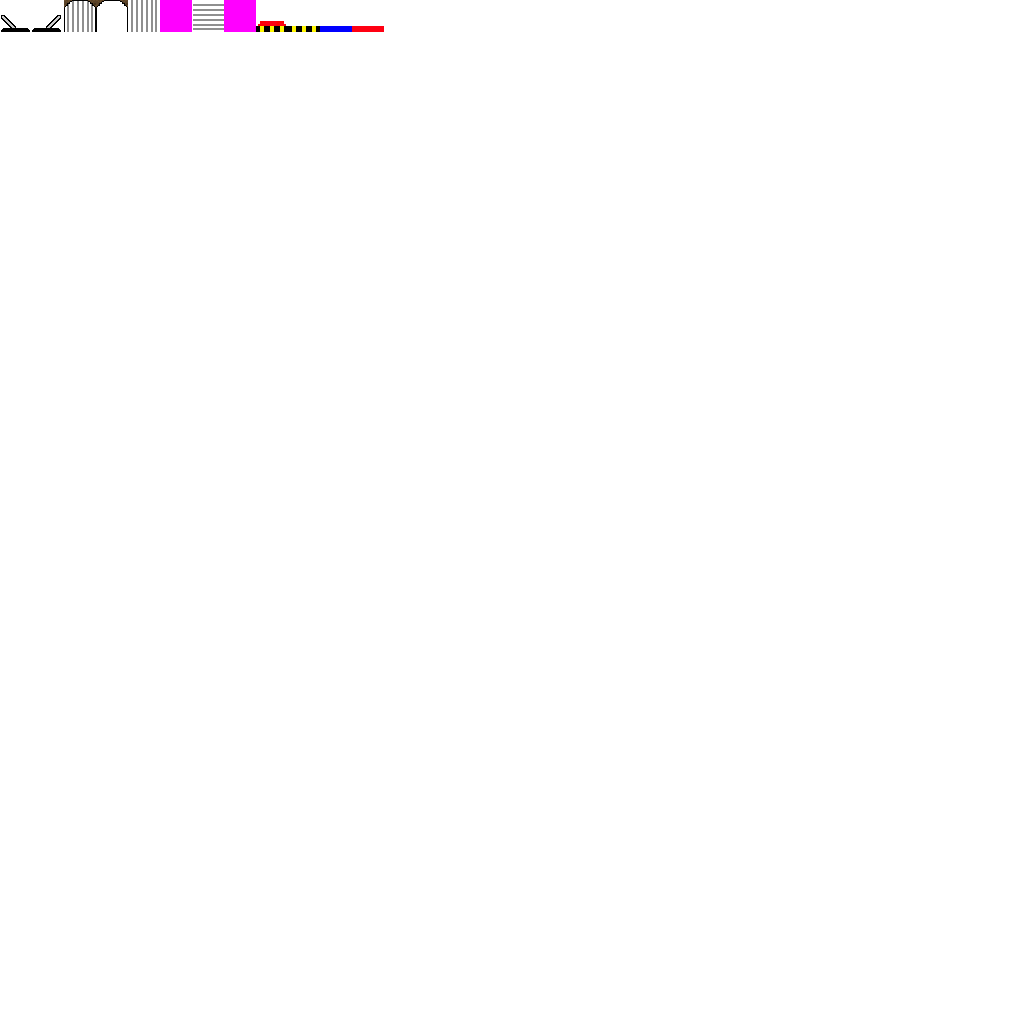
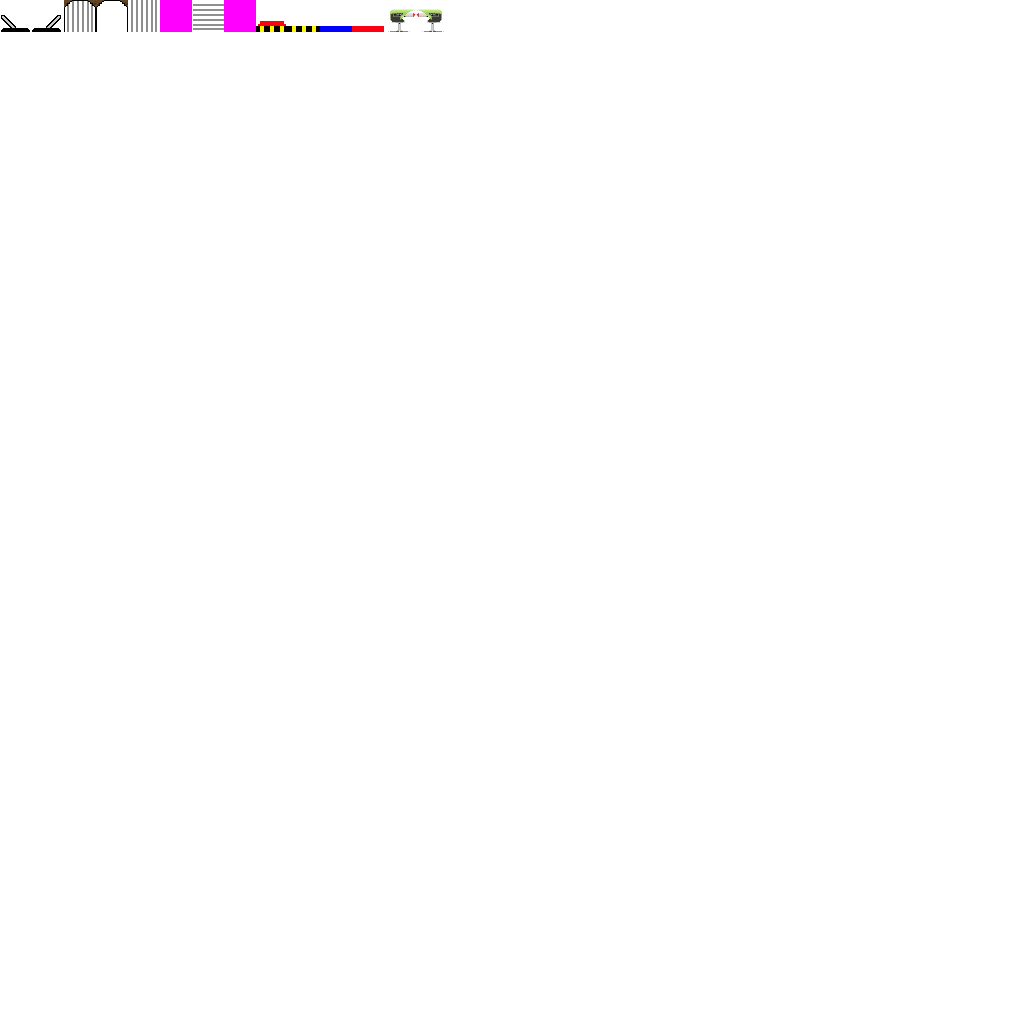
Two versions of the same layered image (1024 × 1024). Layer-by-layer changes:
painted on "Pasted Layer" over left=388, top=9, right=444, bottom=32
